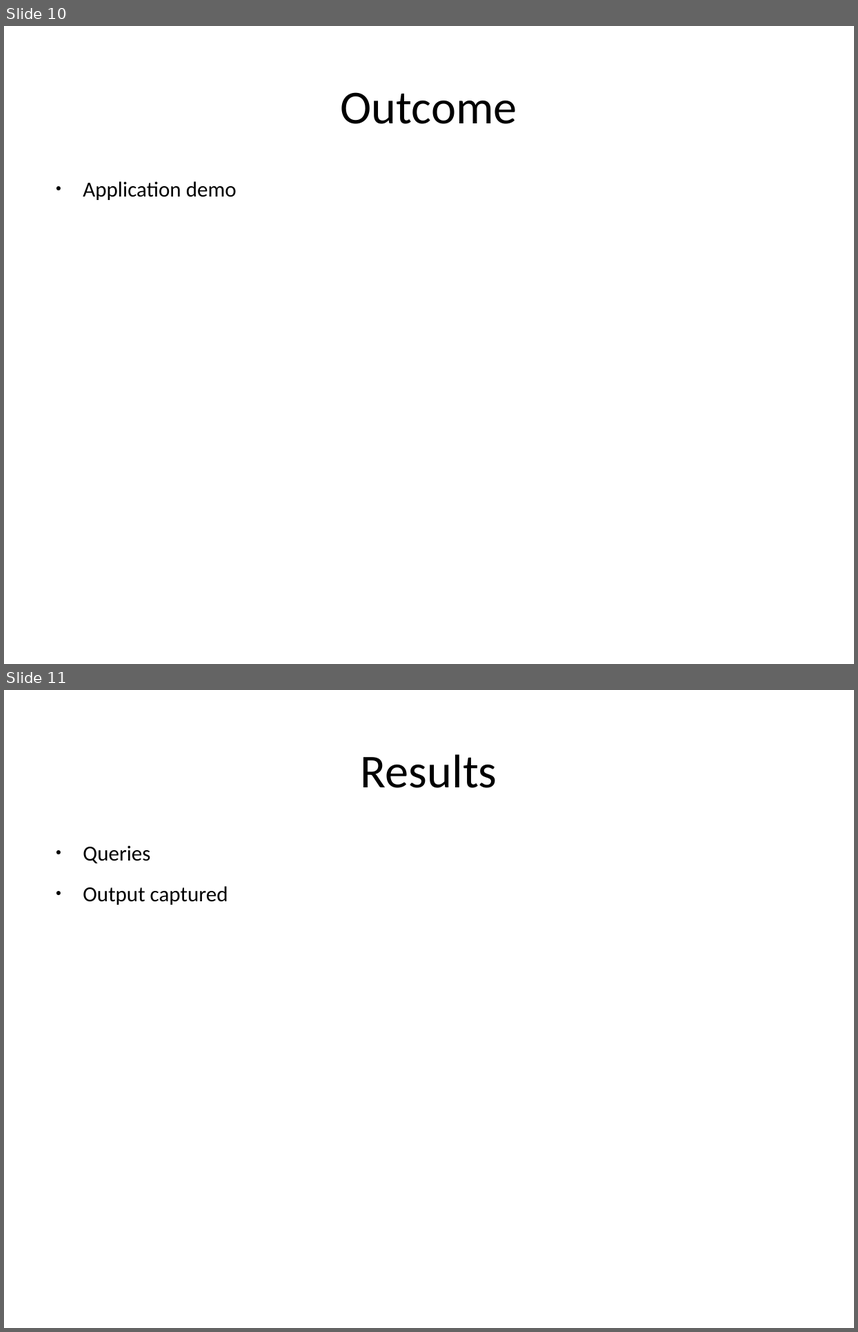
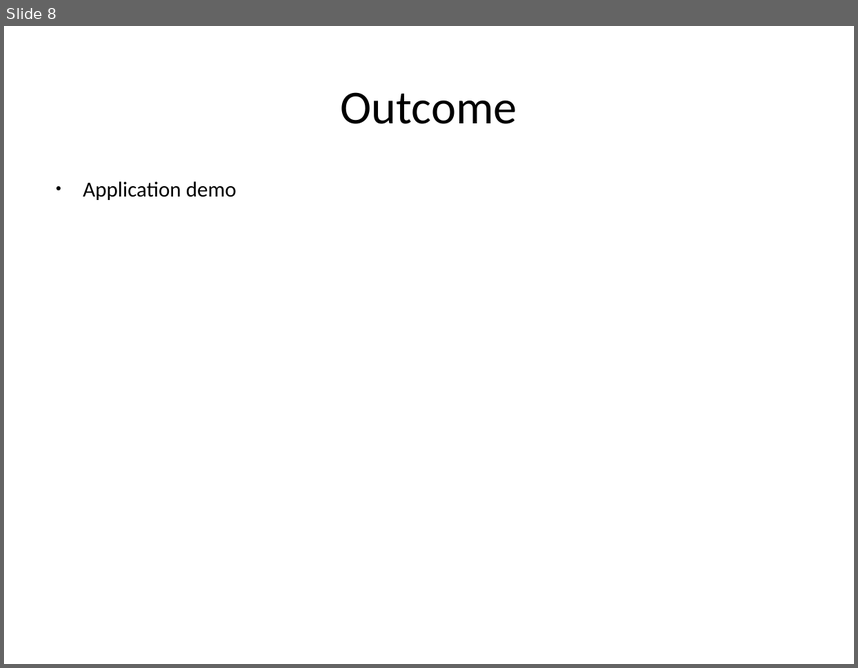
Before and after one commit to btbytes/treehopper, a slide deck: presentation/treehopper.odp. Shown one above the other, each under a label of ours: slides 10 and 11 before the commit, slide 8 after it. The pictures are 858x1332 and 858x668 pixels, drawn with LibreOffice and Linux fonts; fonts in the diff are those of the drawing. Boxes give left, top, right and bottom in pixels: in the first picture for what was removed or moved away, otherwise in the second. Text is boxed around its words. In the diff, an @@ line names an element or a change of style, - is before the commit and + after.

```diff
--- a/presentation/treehopper.odp
+++ b/presentation/treehopper.odp
@@ slide 11 removed at <box>4,690,854,1328</box>, background #FFFFFF @@
@@ title removed at <box>361,754,497,788</box> @@
-Results
@@ text removed at <box>83,845,228,905</box> @@
-● Queries
-● Output captured
@@ what was slide 10 is now slide 8 @@
```
Also in this commit, not shown: 3 slides changed, 4 slides added, 7 other slides removed, 2 other files.
